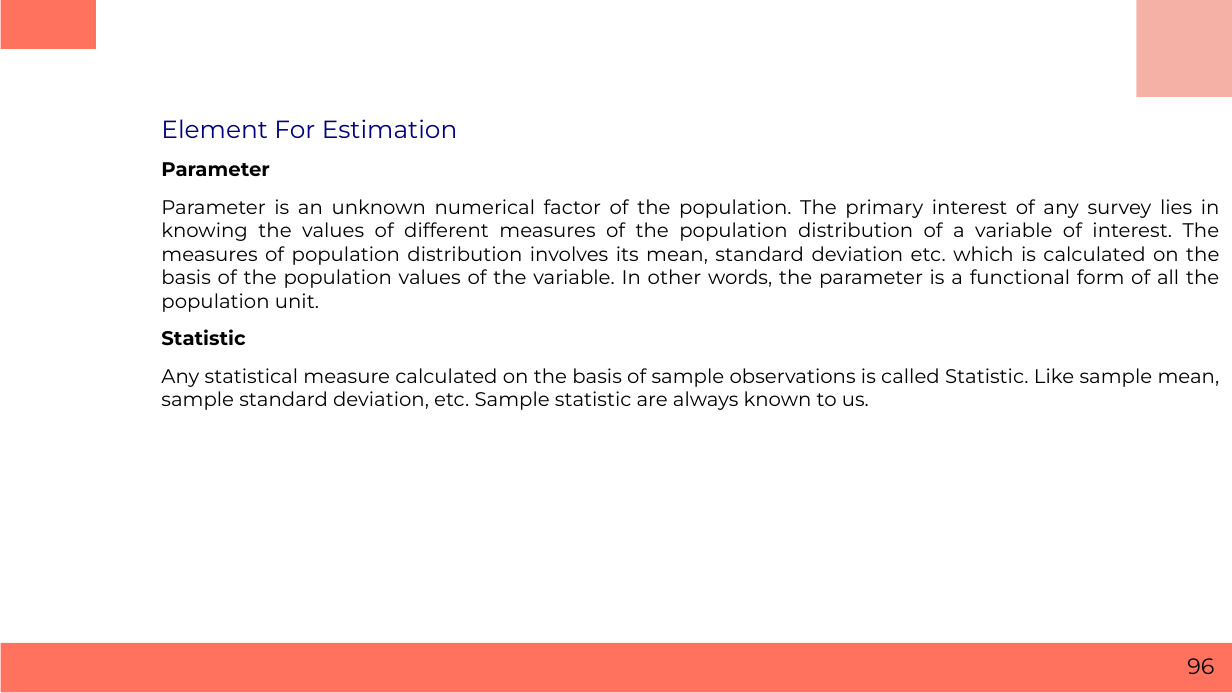
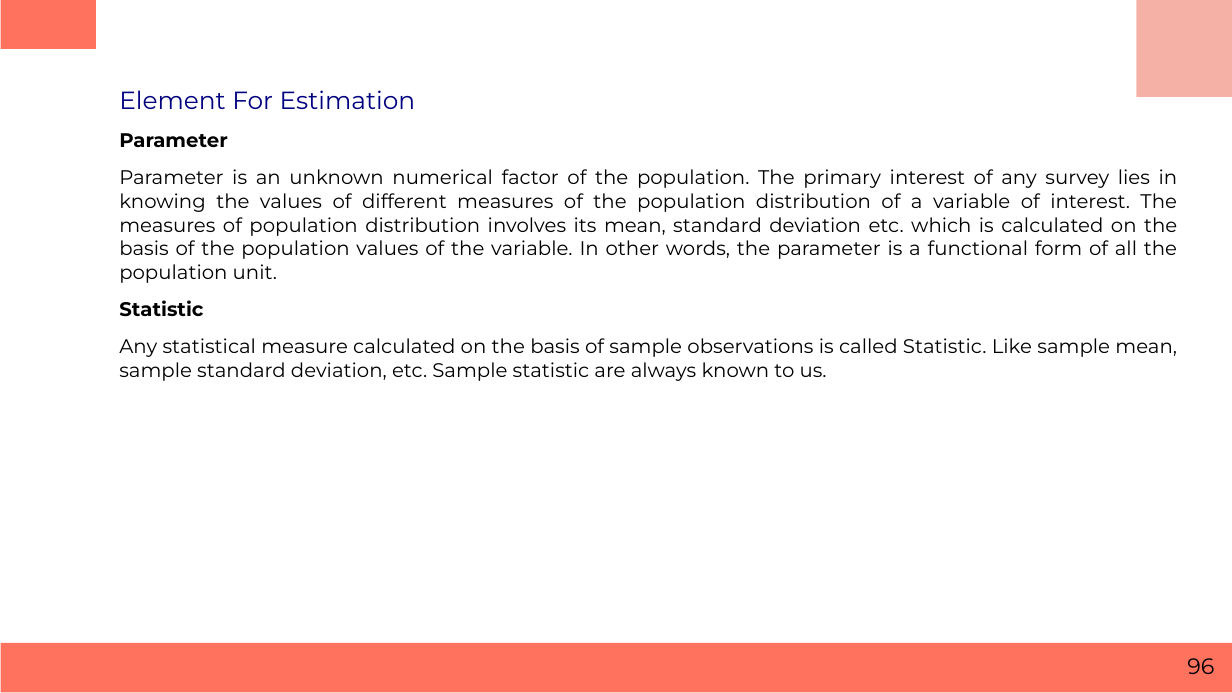
Before and after one commit to keonicsx/Code_Storage, a slide deck: slide 96 of ppt_m3/Business Statistics.pptx. Drawn at 1232x693 pixels with LibreOffice and Linux fonts; fonts in the diff are those of the drawing. Boxes give left, top, right and bottom in pixels: in the first picture for what was removed or moved away, otherwise in the second. Text is boxed around its words. In the diff, an @@ line names an element or a change of style, - is before the commit and + after.

```diff
--- a/ppt_m3/Business Statistics.pptx
+++ b/ppt_m3/Business Statistics.pptx
@@ text "Element For Estimation": place and size @@
-text "Element For Estimation" at <box>161,119,1220,410</box>
+text "Element For Estimation" at <box>119,90,1178,381</box>
```
Also in this commit, not shown: 18 other slides changed, 4 other files.
